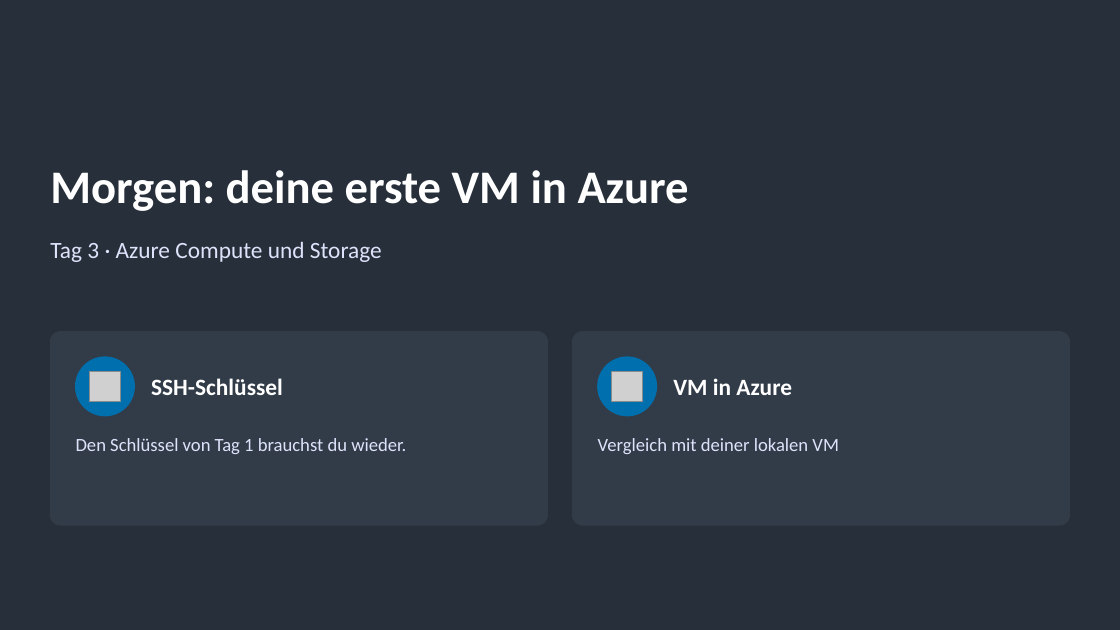
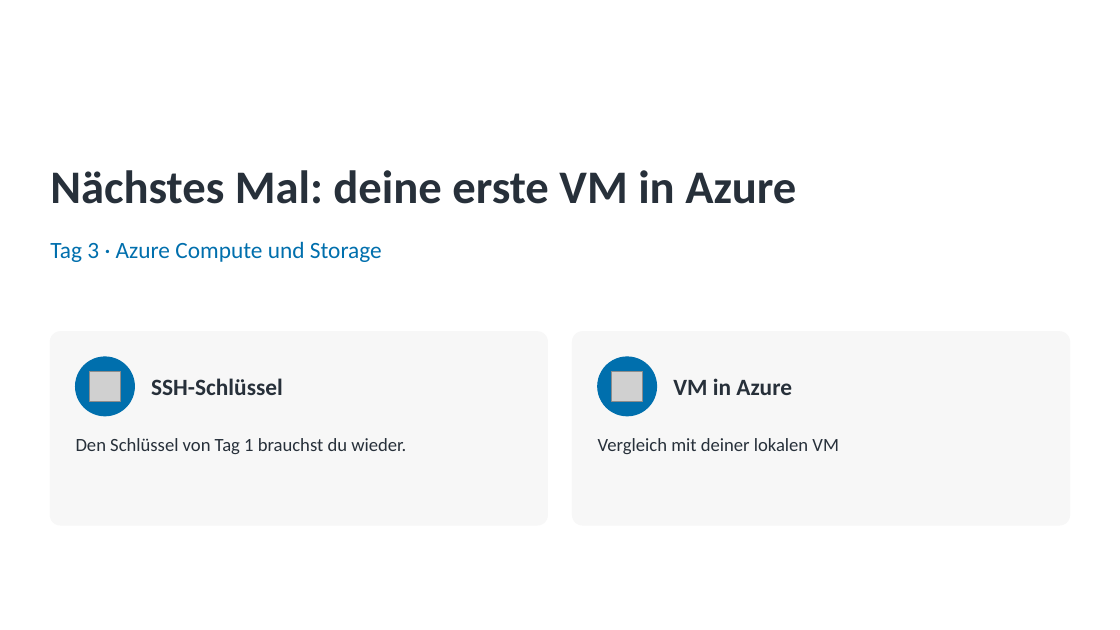
Before and after one commit to pat-teacher/azure-basics-training, a slide deck: slide 8 of praesentationen/tag-2-azure-grundlagen.pptx. Drawn at 1120x630 pixels with LibreOffice and Linux fonts; fonts in the diff are those of the drawing; grey boxes stand for pictures; background and template pictures are left out. Boxes give left, top, right and bottom in pixels: in the first picture for what was removed or moved away, otherwise in the second. Text is boxed around its words. In the diff, an @@ line names an element or a change of style, - is before the commit and + after.

```diff
--- a/praesentationen/tag-2-azure-grundlagen.pptx
+++ b/praesentationen/tag-2-azure-grundlagen.pptx
@@ background #27303A to #FFFFFF @@
@@ title at box(50, 170, 796, 204): text changed; text colour #FFFFFF to #27303A @@
-Morgen: deine erste VM in Azure
+Nächstes Mal: deine erste VM in Azure
@@ text "Tag 3 · Azure Compute ..." at box(50, 241, 382, 262): text colour #DEE2FB to #006FAD @@
@@ rounded rectangle at box(50, 332, 548, 525): fill #323C48 to #F7F7F7; outline #323C48 1 pt to #F7F7F7 1 pt @@
@@ text "SSH-Schlüssel" at box(151, 378, 283, 395): text colour #FFFFFF to #27303A @@
@@ rounded rectangle at box(573, 332, 1070, 525): fill #323C48 to #F7F7F7; outline #323C48 1 pt to #F7F7F7 1 pt @@
@@ text "VM in Azure" at box(673, 378, 792, 395): text colour #FFFFFF to #27303A @@
@@ text "Den Schlüssel von Tag 1 ..." at box(76, 438, 406, 454): text colour #DEE2FB to #27303A @@
@@ text "Vergleich mit deiner lokalen VM" at box(598, 438, 838, 454): text colour #DEE2FB to #27303A @@
```
Also in this commit, not shown: 1 other slide changed, 16 other files.
